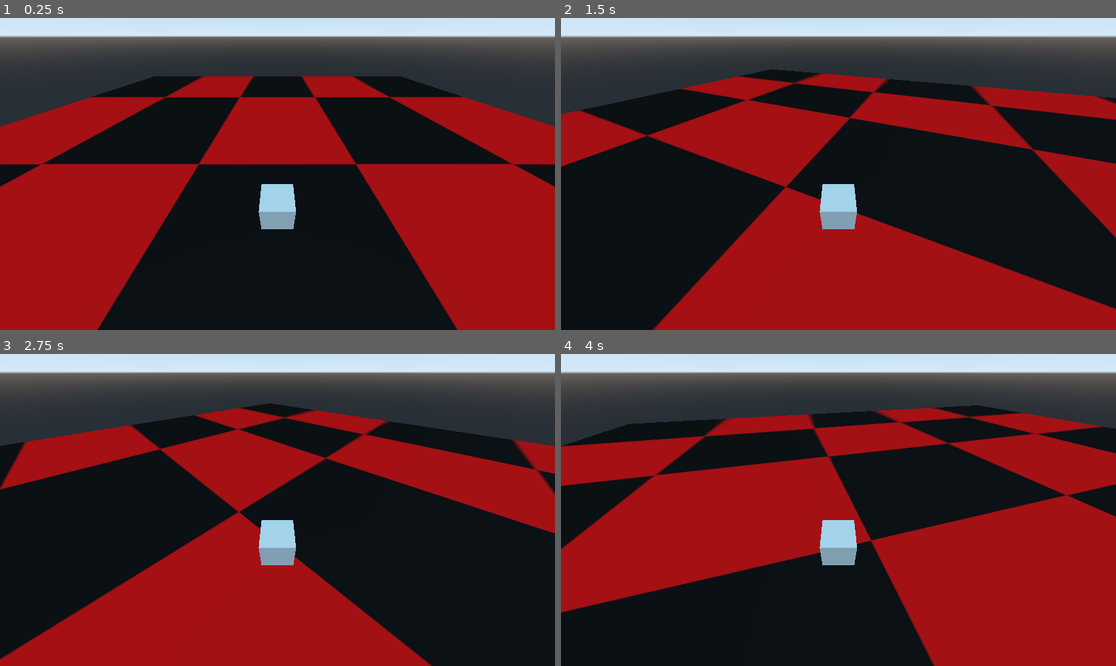
Above: before the commit, frames 1-4 (two rows, left to right).
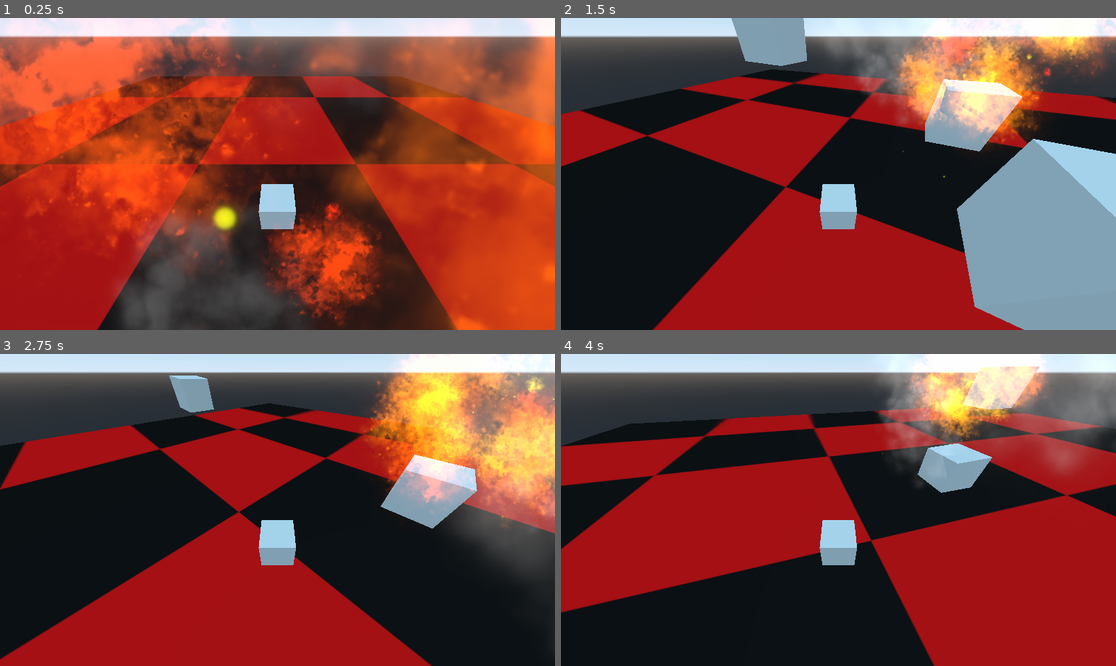
Above: after the commit, the same moments.

Repository: Aravind-Sundararajan/DOZER
Game: Godot game, scene res://scenes/Arena/Arena.tscn
The game is run twice, just before and just after one commit, with the same random seed, the same clock (stepped at 60 frames per second) and the same inputs. Sound files missing from this copy of the repository are replaced by a short silence.
Inputs (mouse positions are in pixels of both pictures, inside the frame that each line leads up to):
- Up to frame 1 (0.25 s): no input
- Up to frame 2 (1.5 s): move the mouse to (960, 158) at 0.52 s; click (960, 158) at 0.6 s; move the mouse to (727, 189) at 1.27 s; click (727, 189) at 1.35 s
- Up to frame 3 (2.75 s): move the mouse to (333, 441) at 2.02 s; click (333, 441) at 2.1 s
- Up to frame 4 (4 s): move the mouse to (810, 572) at 2.77 s; click (810, 572) at 2.85 s; move the mouse to (1005, 556) at 3.52 s; click (1005, 556) at 3.6 s

The runs differ from the first frame. In frame 1, 80% of the frame differs, in the area x 0-100%, y 0-100%; in frame 2, 30%; in frame 3, 20%; in frame 4, 14%.

Commit message:
added splosion spatial node

Diff:
--- a/scenes/Arena/Arena.tscn
+++ b/scenes/Arena/Arena.tscn
@@ -1,10 +1,13 @@
-[gd_scene load_steps=9 format=2]
+[gd_scene load_steps=29 format=2]
 
 [ext_resource path="res://scenes/Arena/Tankdozer.tscn" type="PackedScene" id=1]
 [ext_resource path="res://1000px-Checkerboard_pattern.png" type="Texture" id=2]
 [ext_resource path="res://Blastwave_FX_BodySplat_BW.13363.mp3" type="AudioStream" id=3]
 [ext_resource path="res://scenes/Arena/Zombie.gd" type="Script" id=4]
 [ext_resource path="res://zombie.png" type="Texture" id=5]
+[ext_resource path="res://smoke_particle.png" type="Texture" id=6]
+[ext_resource path="res://fire_particle.png" type="Texture" id=7]
+[ext_resource path="res://circle_05.png" type="Texture" id=8]
 
 [sub_resource type="SpatialMaterial" id=1]
 albedo_color = Color( 1, 0, 0, 1 )
@@ -18,6 +21,119 @@
 radius = 1.60297
 height = 2.74486
 
+[sub_resource type="SpatialMaterial" id=16]
+flags_transparent = true
+flags_unshaded = true
+vertex_color_use_as_albedo = true
+params_blend_mode = 1
+params_billboard_mode = 3
+particles_anim_h_frames = 1
+particles_anim_v_frames = 1
+particles_anim_loop = false
+albedo_texture = ExtResource( 8 )
+
+[sub_resource type="ParticlesMaterial" id=17]
+emission_shape = 1
+emission_sphere_radius = 0.01
+spread = 180.0
+gravity = Vector3( 0, 90, 0 )
+initial_velocity = 30.0
+initial_velocity_random = 1.0
+angular_velocity_random = 1.0
+linear_accel = 50.0
+linear_accel_random = 1.0
+angle = 360.0
+angle_random = 1.0
+scale = 0.1
+scale_random = 0.27
+color = Color( 0.941176, 1, 0, 1 )
+
+[sub_resource type="QuadMesh" id=15]
+
+[sub_resource type="SpatialMaterial" id=11]
+flags_transparent = true
+flags_unshaded = true
+vertex_color_use_as_albedo = true
+params_blend_mode = 1
+params_billboard_mode = 3
+particles_anim_h_frames = 1
+particles_anim_v_frames = 1
+particles_anim_loop = false
+albedo_texture = ExtResource( 6 )
+
+[sub_resource type="Gradient" id=12]
+offsets = PoolRealArray( 0, 8.43846e-07, 0.49919 )
+colors = PoolColorArray( 0, 0, 0, 0, 0, 0, 0, 1, 1, 1, 1, 0 )
+
+[sub_resource type="GradientTexture" id=13]
+gradient = SubResource( 12 )
+
+[sub_resource type="ParticlesMaterial" id=14]
+emission_shape = 1
+emission_sphere_radius = 6.0
+spread = 0.0
+gravity = Vector3( 0, 0, 0 )
+angular_velocity = 30.0
+angular_velocity_random = 1.0
+linear_accel = 18.11
+angle = 360.0
+angle_random = 1.0
+scale = 20.34
+scale_random = 1.0
+color_ramp = SubResource( 13 )
+
+[sub_resource type="SpatialMaterial" id=4]
+flags_unshaded = true
+vertex_color_use_as_albedo = true
+params_blend_mode = 1
+params_billboard_mode = 3
+particles_anim_h_frames = 1
+particles_anim_v_frames = 1
+particles_anim_loop = false
+albedo_texture = ExtResource( 7 )
+
+[sub_resource type="Gradient" id=5]
+colors = PoolColorArray( 1, 0, 0, 1, 0.984314, 1, 0, 1 )
+
+[sub_resource type="GradientTexture" id=6]
+gradient = SubResource( 5 )
+
+[sub_resource type="Curve" id=7]
+_data = [ Vector2( 0.0133929, 0 ), 0.0, 0.0, 0, 0, Vector2( 0.126623, 1 ), 0.0, 0.0, 0, 0, Vector2( 0.996753, 0 ), 0.0, 0.0, 0, 0 ]
+
+[sub_resource type="CurveTexture" id=8]
+curve = SubResource( 7 )
+
+[sub_resource type="ParticlesMaterial" id=9]
+emission_shape = 1
+emission_sphere_radius = 3.0
+spread = 180.0
+gravity = Vector3( 0, 0, 0 )
+angular_velocity = 30.0
+angular_velocity_random = 1.0
+linear_accel = 4.0
+angle = 360.0
+angle_random = 1.0
+scale = 10.0
+scale_curve = SubResource( 8 )
+color_ramp = SubResource( 6 )
+
+[sub_resource type="QuadMesh" id=10]
+
+[sub_resource type="SpatialMaterial" id=18]
+
+[sub_resource type="ParticlesMaterial" id=19]
+flag_rotate_y = true
+direction = Vector3( 0, 0, 0 )
+spread = 180.0
+gravity = Vector3( -8, 0, 0 )
+initial_velocity = 20.0
+angular_velocity = 10.0
+angular_velocity_random = 1.0
+scale = 2.0
+
+[sub_resource type="CubeMesh" id=20]
+
 [node name="Arena" type="Spatial"]
 
 [node name="CSGBox" parent="." instance=ExtResource( 1 )]
@@ -51,3 +167,47 @@
 
 [node name="DeathSoundEffect" type="AudioStreamPlayer" parent="Zombie"]
 stream = ExtResource( 3 )
+
+[node name="esplosion" type="Spatial" parent="."]
+transform = Transform( 1, 0, 0, 0, 1, 0, 0, 0, 1, 0, 6.37231, 0 )
+
+[node name="sparks" type="Spatial" parent="esplosion"]
+transform = Transform( 1, 0, 0, 0, 1, 0, 0, 0, 1, 0, 11.0839, 0 )
+
+[node name="Particles" type="Particles" parent="esplosion/sparks"]
+transform = Transform( -1, 8.74228e-08, 0, -8.74228e-08, -1, 0, 0, 0, 1, 0, -7.18942, 0 )
+material_override = SubResource( 16 )
+amount = 10
+lifetime = 0.54
+process_material = SubResource( 17 )
+draw_pass_1 = SubResource( 15 )
+
+[node name="smoke" type="Spatial" parent="esplosion"]
+transform = Transform( 1, 0, 0, 0, 1, 0, 0, 0, 1, 0, 2.15625, 0 )
+
+[node name="Particles" type="Particles" parent="esplosion/smoke"]
+transform = Transform( -1, 8.74228e-08, 0, -8.74228e-08, -1, 0, 0, 0, 1, 0, 0, 0 )
+material_override = SubResource( 11 )
+amount = 32
+lifetime = 3.0
+process_material = SubResource( 14 )
+draw_pass_1 = SubResource( 15 )
+
+[node name="fire" type="Spatial" parent="esplosion"]
+transform = Transform( 1, 0, 0, 0, 1, 0, 0, 0, 1, 0, 2.15625, 0 )
+
+[node name="Particles" type="Particles" parent="esplosion/fire"]
+transform = Transform( -1, 8.74228e-08, 0, -8.74228e-08, -1, 0, 0, 0, 1, 0, 0, 0 )
+material_override = SubResource( 4 )
+amount = 32
+process_material = SubResource( 9 )
+draw_pass_1 = SubResource( 10 )
+
+[node name="fragments" type="Spatial" parent="esplosion"]
+
+[node name="Particles" type="Particles" parent="esplosion/fragments"]
+transform = Transform( 0, 1, 0, 1, 0, 0, 0, 0, 1, 0, 0, 0 )
+material_override = SubResource( 18 )
+lifetime = 3.0
+process_material = SubResource( 19 )
+draw_pass_1 = SubResource( 20 )
--- /dev/null
+++ b/scenes/Arena/Particles.gd
@@ -0,0 +1,8 @@
+extends Particles
+
+func _ready():
+	set_process(true)
+
+func _process(delta):
+	var rot = Vector3(rand_range(0, 360), rand_range(0, 360), rand_range(0, 360))
+	rotation_degrees = rot
--- a/scenes/Arena/TruckCamera.gd
+++ b/scenes/Arena/TruckCamera.gd
@@ -5,7 +5,7 @@
 var minLookAngle : float = -5.0
 var maxLookAngle : float = 0.0
 var camera_dist = 10*Vector3(1,1,1)
-var camera_height = Vector3(0,10,0)
+var camera_height = Vector3(0,30,0)
 var camTo = Vector3(0,0,0)
 var panTo = Vector3(0,0,0)
 var camSpeed : float = 0.02
@@ -62,8 +62,8 @@
 
 	shake(t)
 
-	#var aim = player.get_global_transform().basis
-	#panTo = panTo.linear_interpolate(aim.z,camSpeed)
-	#camTo = camTo.linear_interpolate(player.transform.origin,camSpeed)
-	#transform.origin = camTo + panTo * camera_dist  + camera_height
-	#look_at_from_position(transform.origin,player.transform.origin,Vector3(0,1,0)) # + shakeAmount*Vector3(shakeX,shakeY,shakeZ)
+#	var aim = player.get_global_transform().basis
+#	panTo = panTo.linear_interpolate(aim.z,camSpeed)
+#	camTo = camTo.linear_interpolate(player.transform.origin,camSpeed)
+#	transform.origin = camTo + panTo * camera_dist  + camera_height
+#	look_at_from_position(transform.origin + shakeAmount*Vector3(shakeX,shakeY,shakeZ),player.transform.origin,Vector3(0,1,0))
--- /dev/null
+++ b/scenes/Arena/fragments.gd
@@ -0,0 +1,16 @@
+extends Spatial
+
+
+# Declare member variables here. Examples:
+# var a = 2
+# var b = "text"
+
+
+# Called when the node enters the scene tree for the first time.
+func _ready():
+	pass # Replace with function body.
+
+
+# Called every frame. 'delta' is the elapsed time since the previous frame.
+#func _process(delta):
+#	pass
Binary file added: circle_05.png
Not shown, added: circle_05.png.import
Binary file added: fire_particle.png
Not shown, added: fire_particle.png.import
Binary file added: smoke_particle.png
Not shown, added: smoke_particle.png.import
